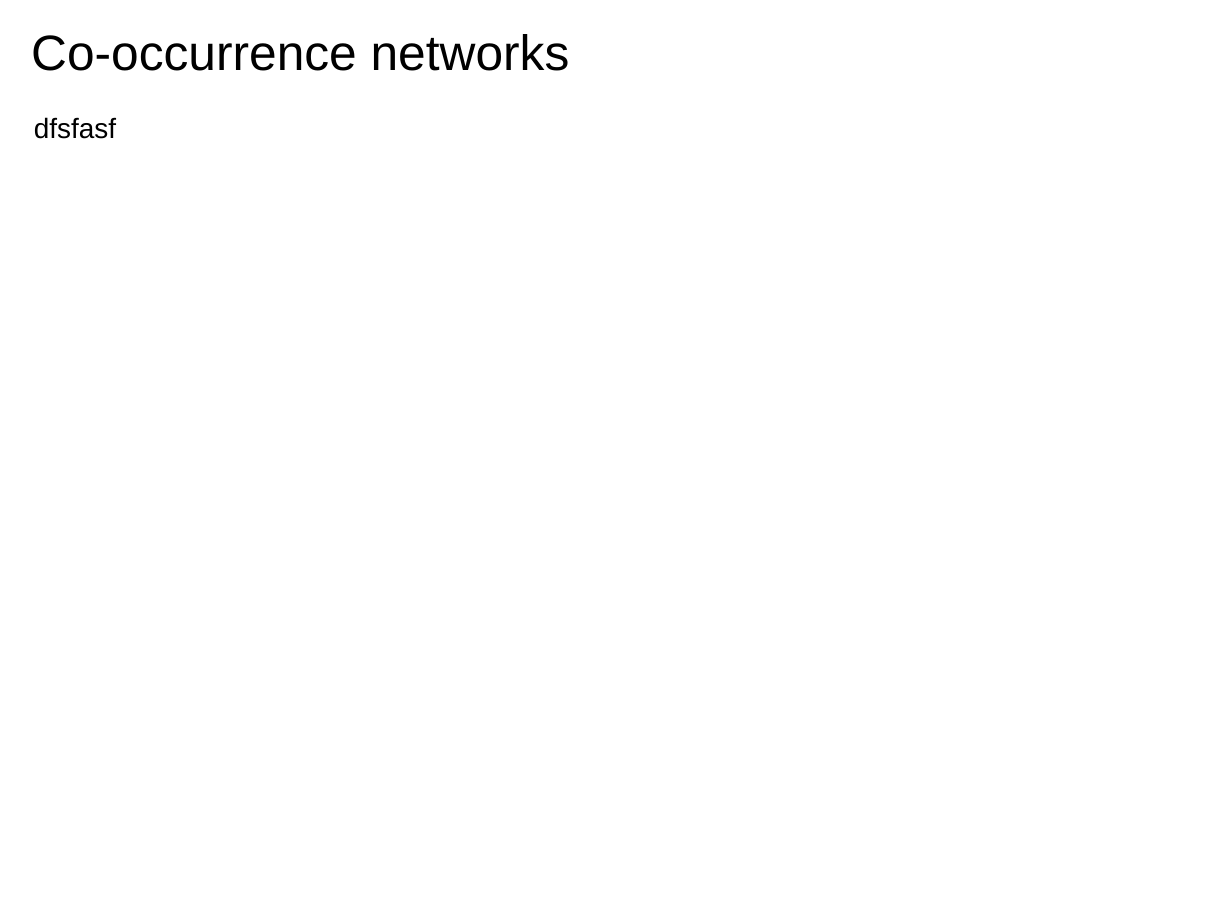
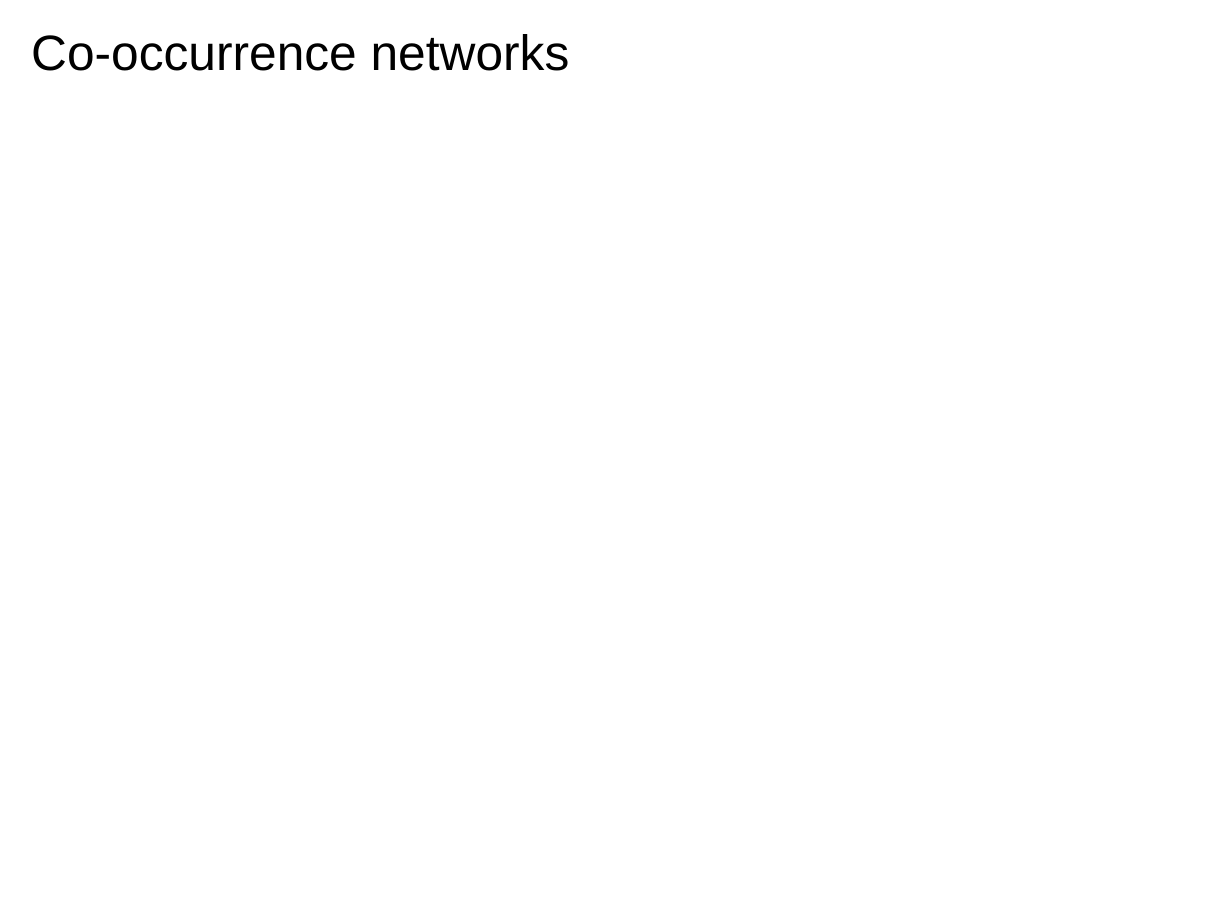
Before and after one commit to mohrsignal/github-repos, a slide deck: slide 12 of presentation.odp. Drawn at 1232x924 pixels with LibreOffice and Linux fonts; fonts in the diff are those of the drawing. Boxes give left, top, right and bottom in pixels: in the first picture for what was removed or moved away, otherwise in the second. Text is boxed around its words. In the diff, an @@ line names an element or a change of style, - is before the commit and + after.

Commit message:
Update slides.

```diff
--- a/presentation.odp
+++ b/presentation.odp
@@ text removed at box(34, 117, 116, 139) @@
-dfsfasf
```
Also in this commit, not shown: 1 other slide changed, 12 other files.
